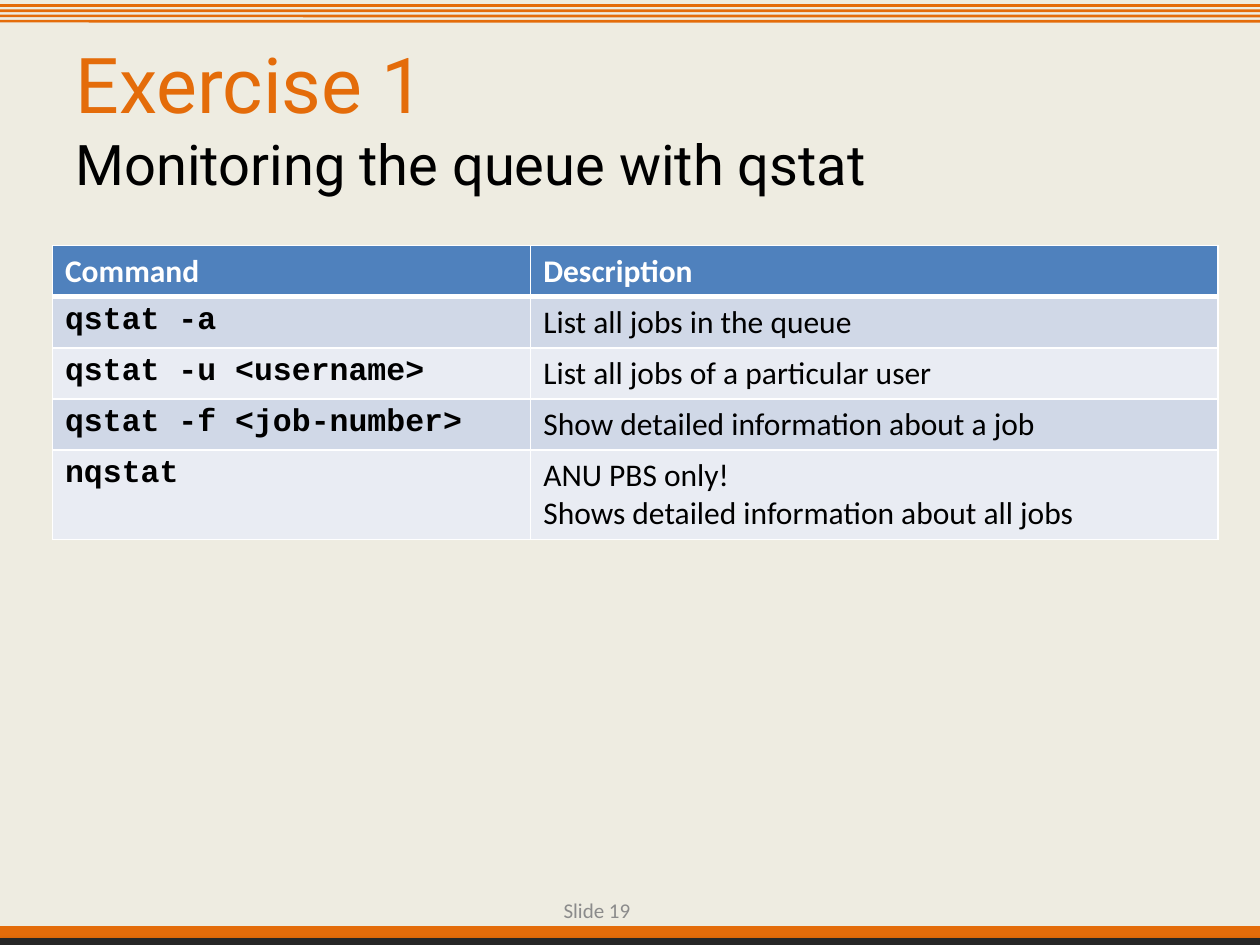
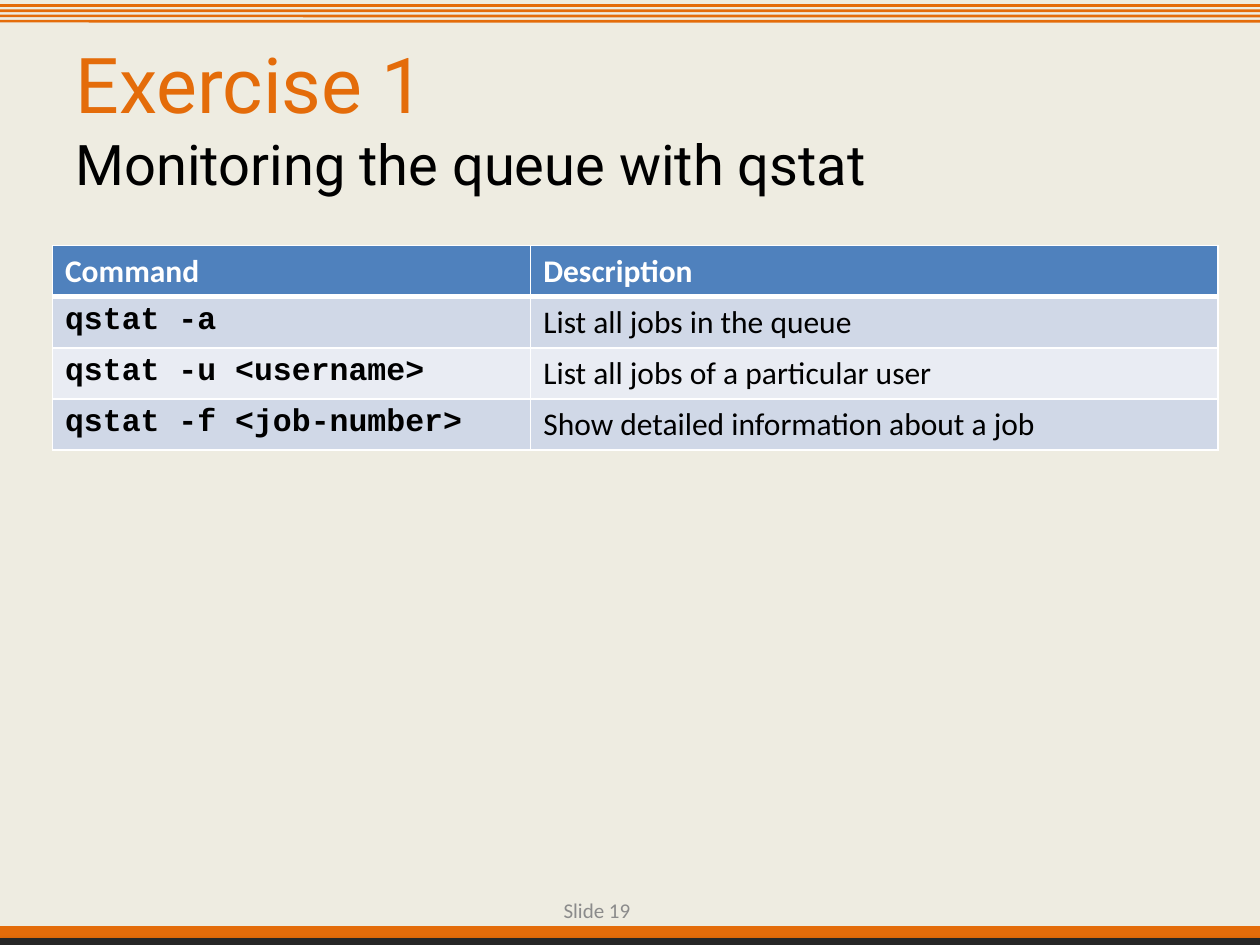
Before and after one commit to IntersectAustralia/TrainingMaterials, a slide deck: slide 19 of IntroToUnixHPC/03 HPC - Slides.pptx. Drawn at 1260x945 pixels with LibreOffice and Linux fonts; fonts in the diff are those of the drawing; background and template pictures are left out. Boxes give left, top, right and bottom in pixels: in the first picture for what was removed or moved away, otherwise in the second. Text is boxed around its words. In the diff, an @@ line names an element or a change of style, - is before the commit and + after.

```diff
--- a/IntroToUnixHPC/03 HPC - Slides.pptx
+++ b/IntroToUnixHPC/03 HPC - Slides.pptx
@@ table at [53, 246, 1218, 450] @@
-row 5: nqstat | ANU PBS only! / Shows detailed information about all jobs
```
Also in this commit, not shown: 10 other slides changed, 1 slide added, 1 slide removed, 1 other file.
